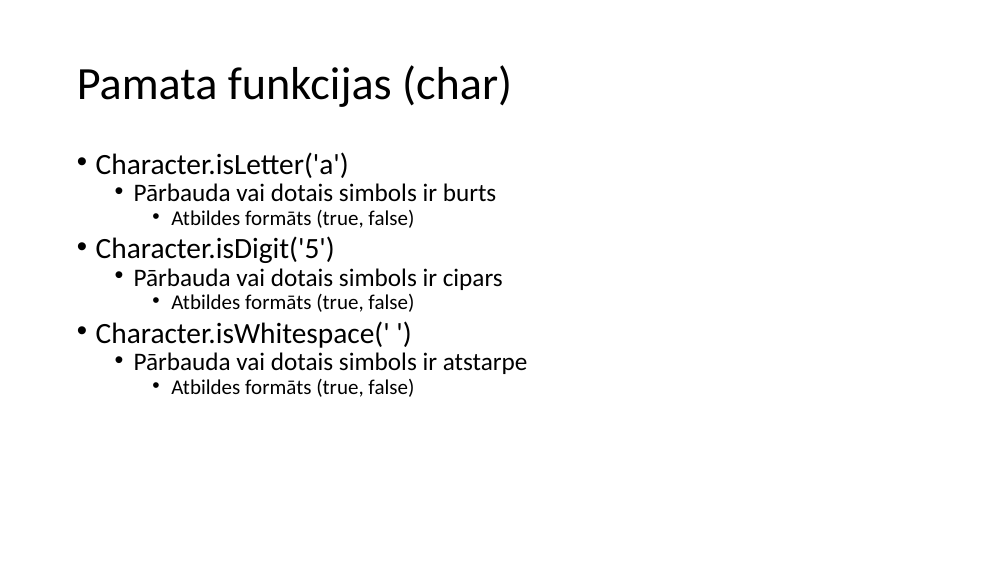
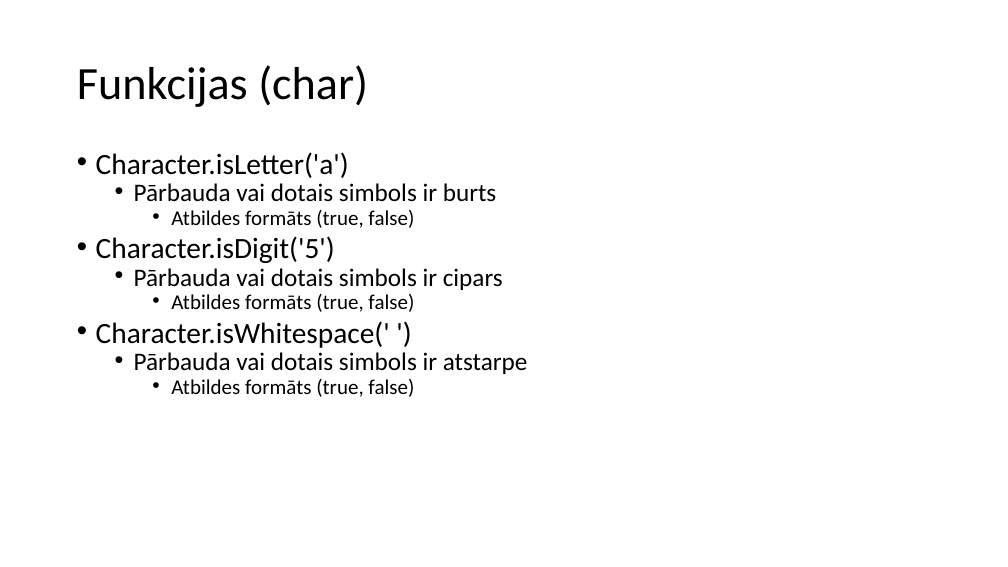
Before and after one commit to minime556/Eksamens, a slide deck: slide 4 of MacibuMaterialsProgEks.pptx. Drawn at 1008x567 pixels with LibreOffice and Linux fonts; fonts in the diff are those of the drawing. Boxes give left, top, right and bottom in pixels: in the first picture for what was removed or moved away, otherwise in the second. Text is boxed around its words. In the diff, an @@ line names an element or a change of style, - is before the commit and + after.

```diff
--- a/MacibuMaterialsProgEks.pptx
+++ b/MacibuMaterialsProgEks.pptx
@@ title at box(77, 65, 368, 107): text changed @@
-Pamata funkcijas (char)
+Funkcijas (char)
```
Also in this commit, not shown: 1 other slide changed, 3 slides added, 1 other file.
